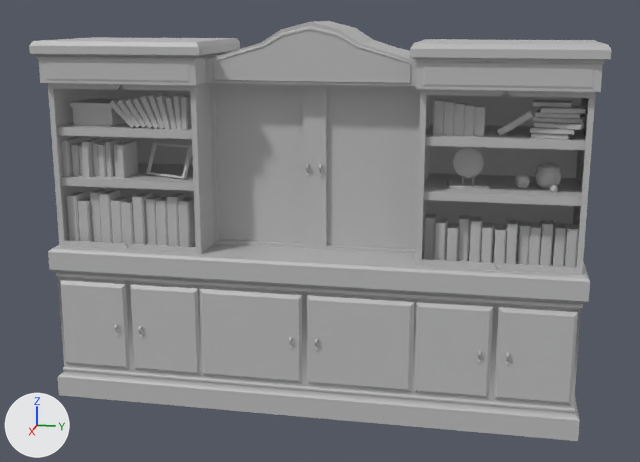
What one commit did to the FBX model Assets/Meshes/SM_Cabinet_001.fbx.
Rendered twice from a 50 mm lens placed at (4.44, -1.99, 3.34), pointed at (-2.92, -3.47, 1.5). Lighting does not change. The marker at lower left points along +X, +Y and +Z. The first picture is the older version. Where no turn or scale is listed for an object, it has been applied to the vertices. Vertices at exactly the same position are counted once.

In view in the first picture: 'Cabinet_001'.
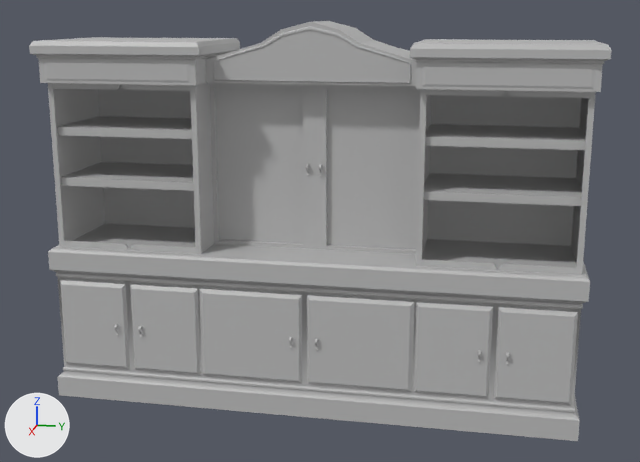
The newer file is also rescaled (x0.752), turned or shifted as a whole; pictures and numbers use the older file's frame.

Location of each change, [x1, y1, x2, y2] in pixels of the pictures (640 x 462 px; the box of a moved part takes in the faces that stretch with it):
part 1 of me_mesh, deleted: before [62, 94, 586, 267]
part 2 of me_mesh, moved or reshaped: [37, 56, 309, 175] in both

Edits to the bpy script that builds the scene:
```text
Change me_mesh:
    used by ob_cabinet_001; location = (0.0, 0.0, 0.0)
    remove me_mesh.from_pydata(...)  # 2934 vertices, 2317 faces; spans x -3.53..-2.36, y -5.78..-1.22, z 0.0..3.28
    add me_mesh.from_pydata(...)  # 956 vertices, 796 faces; spans x -3.53..-2.36, y -5.78..-1.22, z 0.0..3.28
    me_mesh part 1: 70 loose pieces with 1977 vertices, spanning x -3.08..-2.55, y -5.68..-1.32, z 1.35..2.68, are deleted
    me_mesh part 2
    1 vertex is removed from x -2.42, y -5.74, z 3.0
    40 faces are deleted
    40 new faces join them
    other edits to the shape of me_mesh do not show in these pictures
```
